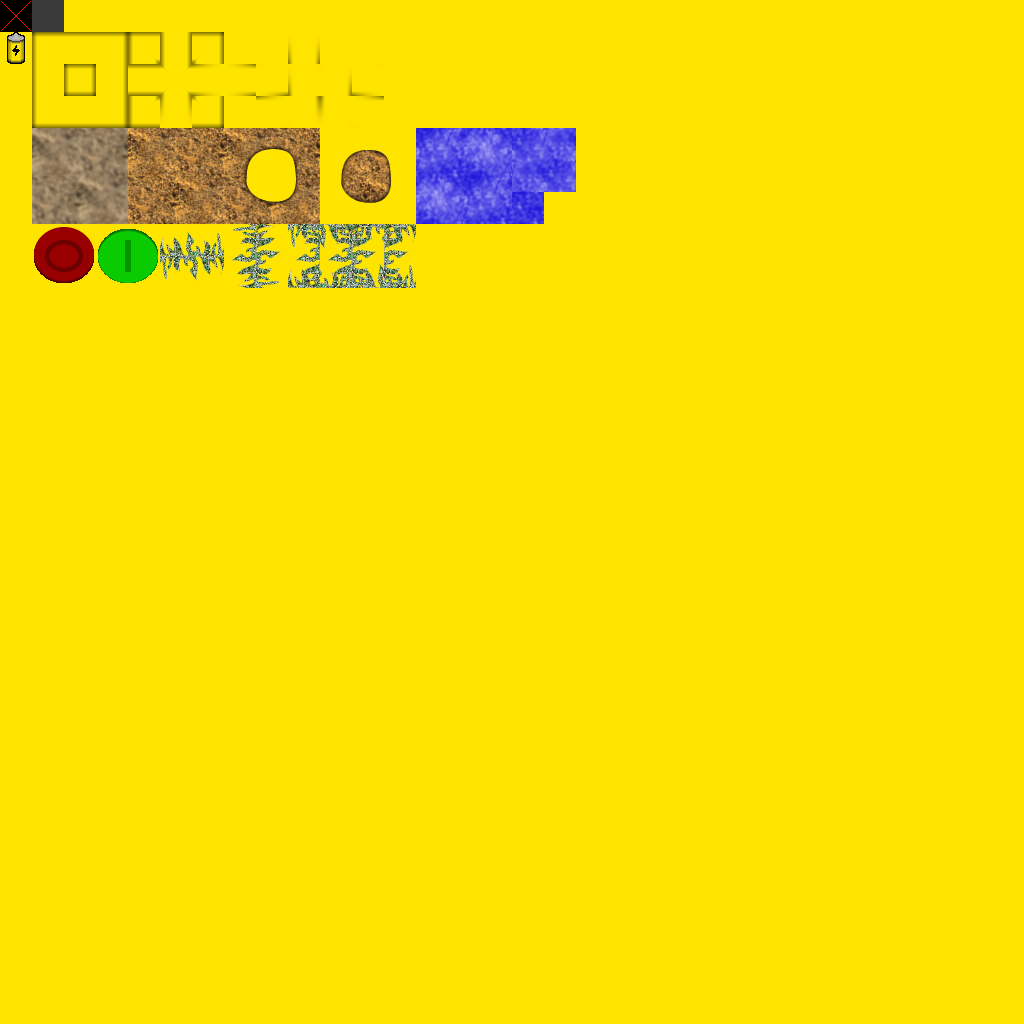
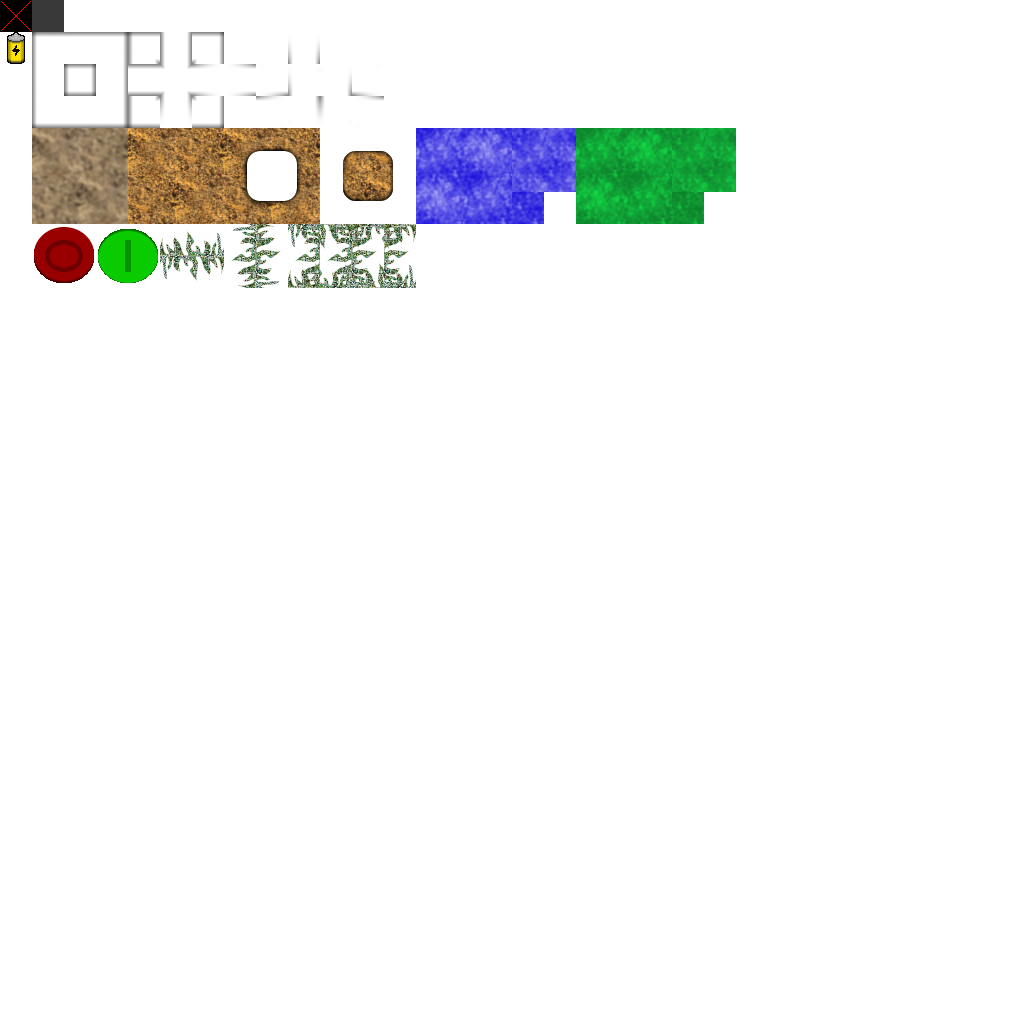
Layer changes from the first w=1024, h=1024 image to the second:
added layer "Eingefügte Ebene" above "Eingefügte Ebene-Kopie" over bbox(224, 128, 393, 224)
painted on "Eingefügte Ebene-Kopie" over bbox(224, 128, 736, 224)
hid "Ebene" over bbox(0, 0, 1024, 1024)
